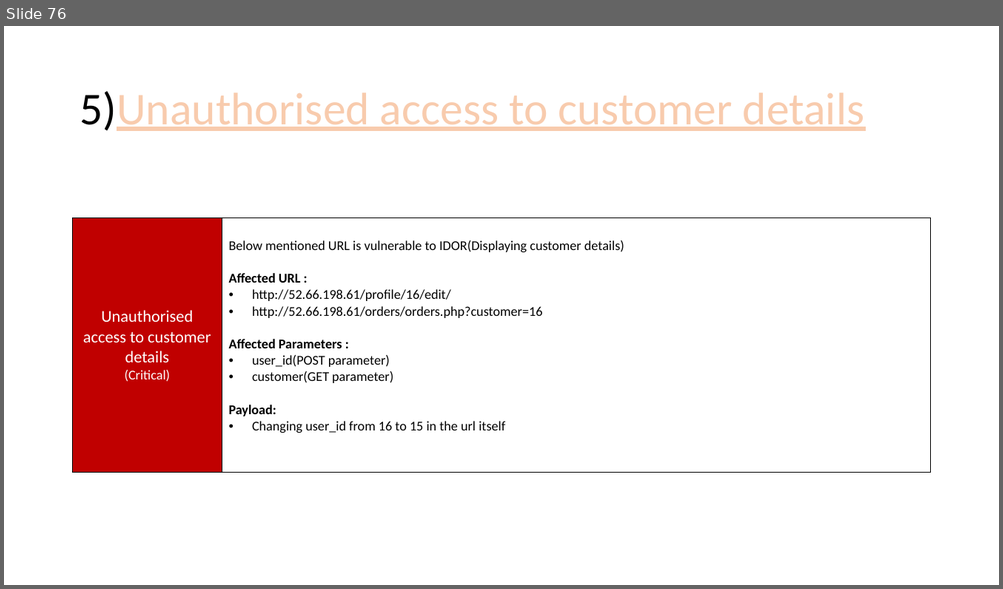
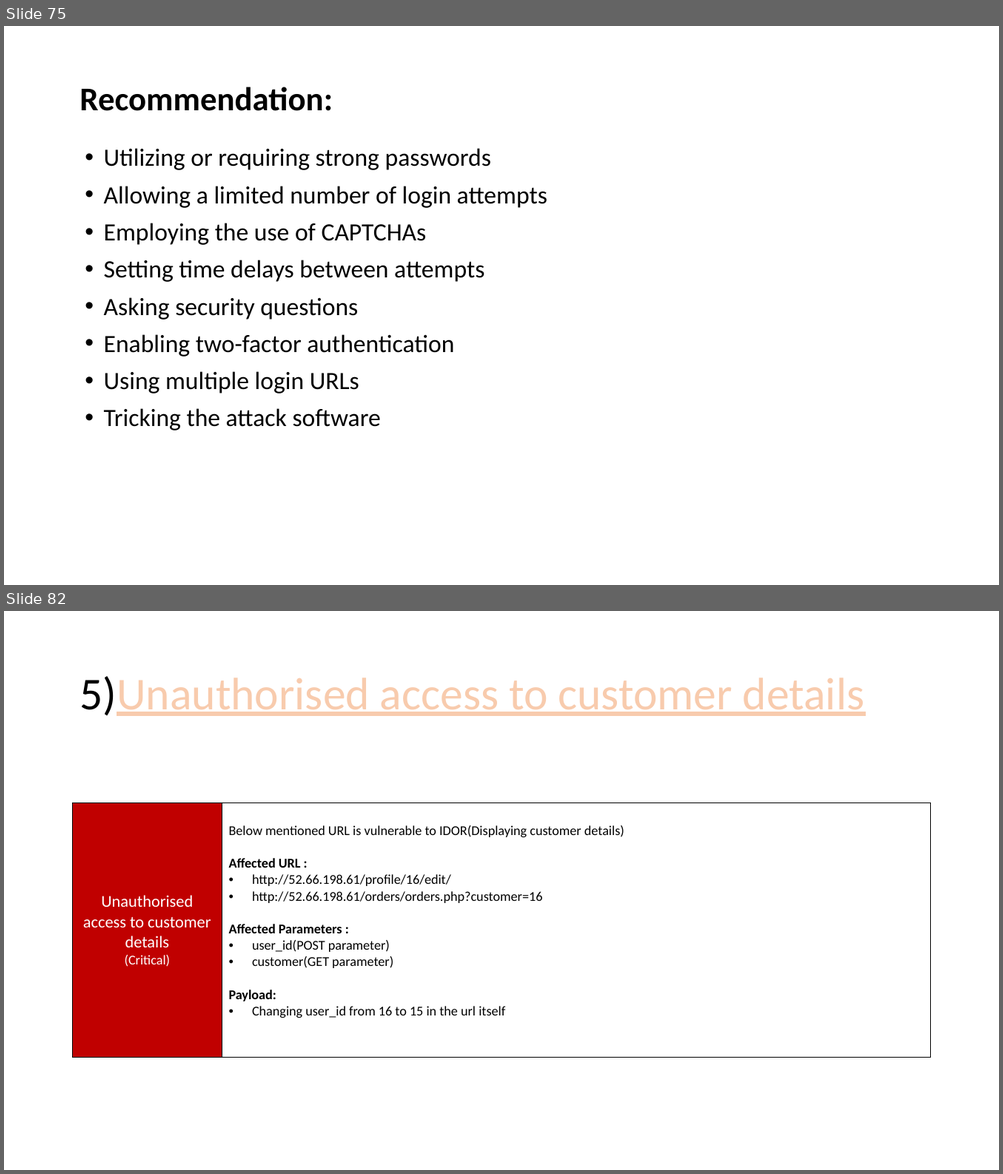
Before and after one commit to RocktimRajkumar/CEH-hack-a-thon, a slide deck: reports/Lifestyle Store/LifeStyle Store Application Reports.pptx. Shown one above the other, each under a label of ours: slide 76 before the commit, slides 75 and 82 after it; the slides between them are not shown. The pictures are 1003x589 and 1003x1174 pixels, drawn with LibreOffice and Linux fonts; fonts in the diff are those of the drawing. Boxes give left, top, right and bottom in pixels: in the first picture for what was removed or moved away, otherwise in the second. Text is boxed around its words. In the diff, an @@ line names an element or a change of style, - is before the commit and + after.

```diff
--- a/reports/Lifestyle Store/LifeStyle Store Application Reports.pptx
+++ b/reports/Lifestyle Store/LifeStyle Store Application Reports.pptx
@@ slide 75 added at bbox=[4, 26, 999, 585], background #FFFFFF @@
@@ title added at bbox=[79, 87, 333, 111], 32 pt, text #000000, bold @@
+Recommendation:
@@ text added at bbox=[104, 148, 547, 431], 24 pt, text #000000 @@
+• Utilizing or requiring strong passwords
+• Allowing a limited number of login attempts
+• Employing the use of CAPTCHAs
+• Setting time delays between attempts
+• Asking security questions
+• Enabling two-factor authentication
+• Using multiple login URLs
+• Tricking the attack software
@@ what was slide 76 is now slide 82 @@
```
Also in this commit, not shown: 5 slides changed, 5 other slides added.
